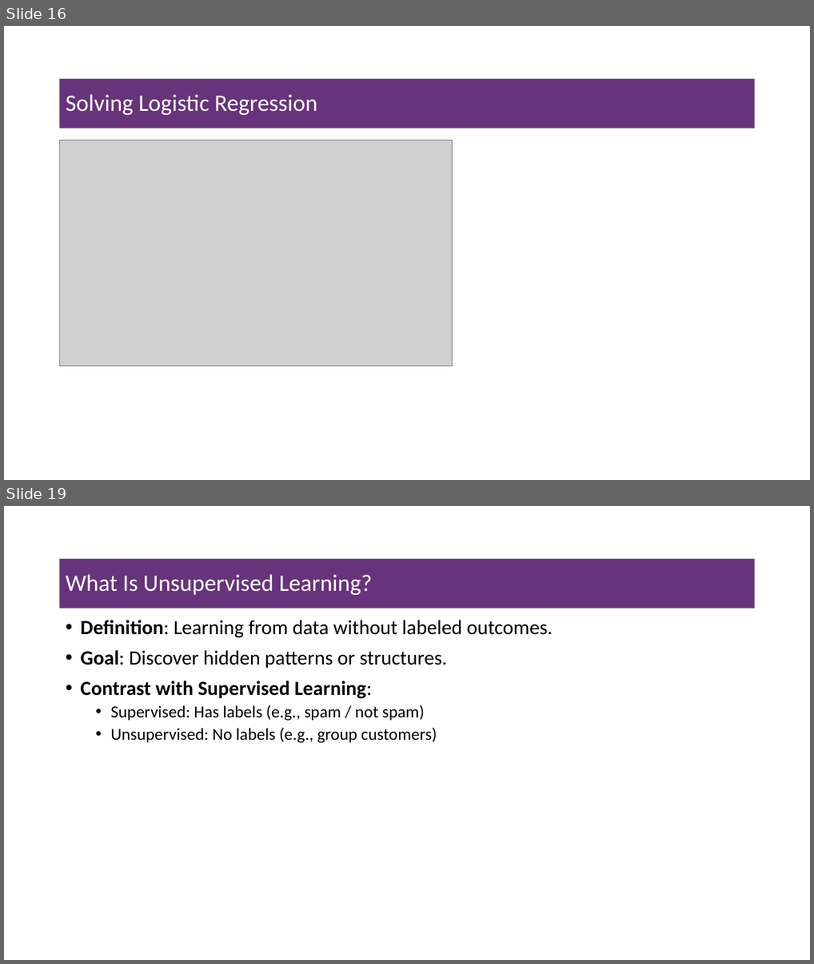
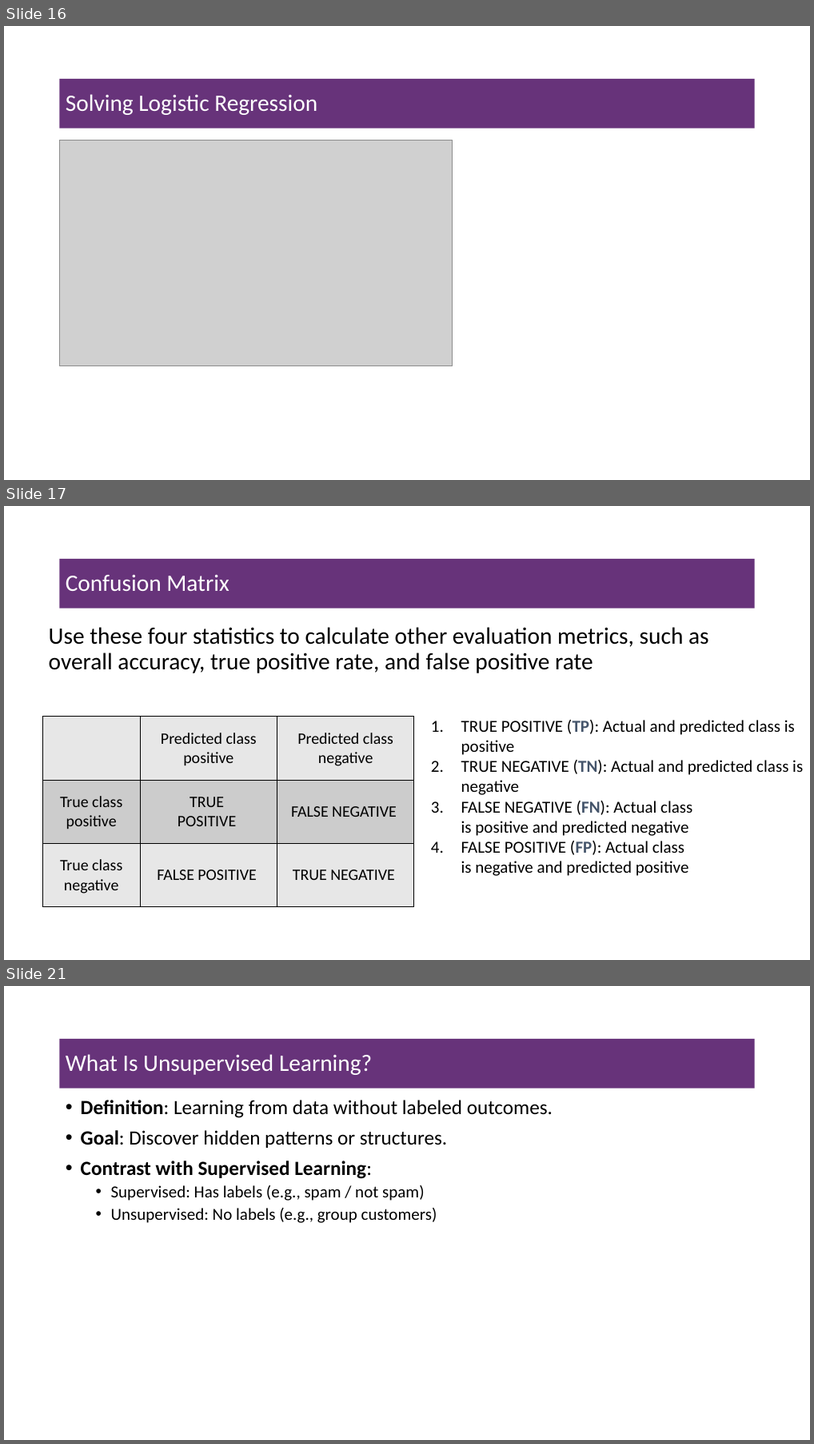
Before and after one commit to msfasha/A0597203-AI_Business_Applications, a slide deck: Part 2 - Introduction to Machine Learning/Introduction to Machine Learning.pptx. Shown one above the other, each under a label of ours: slides 16 and 19 before the commit, slides 16, 17 and 21 after it; the slides between them are not shown. The pictures are 814x964 and 814x1444 pixels, drawn with LibreOffice and Linux fonts; fonts in the diff are those of the drawing; grey boxes stand for pictures. Boxes give left, top, right and bottom in pixels: in the first picture for what was removed or moved away, otherwise in the second. Text is boxed around its words. In the diff, an @@ line names an element or a change of style, - is before the commit and + after.

```diff
--- a/Part 2 - Introduction to Machine Learning/Introduction to Machine Learning.pptx
+++ b/Part 2 - Introduction to Machine Learning/Introduction to Machine Learning.pptx
@@ slide 17 added at [4,506,810,960], background #FFFFFF @@
@@ title added at [60,559,755,608], fill #67337A, 28 pt, text #FFFFFF @@
+Confusion Matrix
@@ text added at [49,627,710,673], 28 pt, text #000000 @@
+Use these four statistics to calculate other evaluation metrics, such as overall accuracy, true positive rate, and false positive rate
@@ table added at [42,716,414,907], 3 rows, 3 columns @@
+ | Predicted class positive | Predicted class negative
+True class positive | TRUE POSITIVE | FALSE NEGATIVE
+True class negative | FALSE POSITIVE | TRUE NEGATIVE
@@ text added at [462,720,803,876], 20 pt, text #000000 @@
+1. TRUE POSITIVE (TP): Actual and predicted class is positive
+2. TRUE NEGATIVE (TN): Actual and predicted class is negative
+3. FALSE NEGATIVE (FN): Actual class
+   is positive and predicted negative
+4. FALSE POSITIVE (FP): Actual class
+   is negative and predicted positive
@@ what was slide 19 is now slide 21 @@
```
Also in this commit, not shown: 3 slides changed, 2 other slides added, 1 slide removed, 9 other files.
